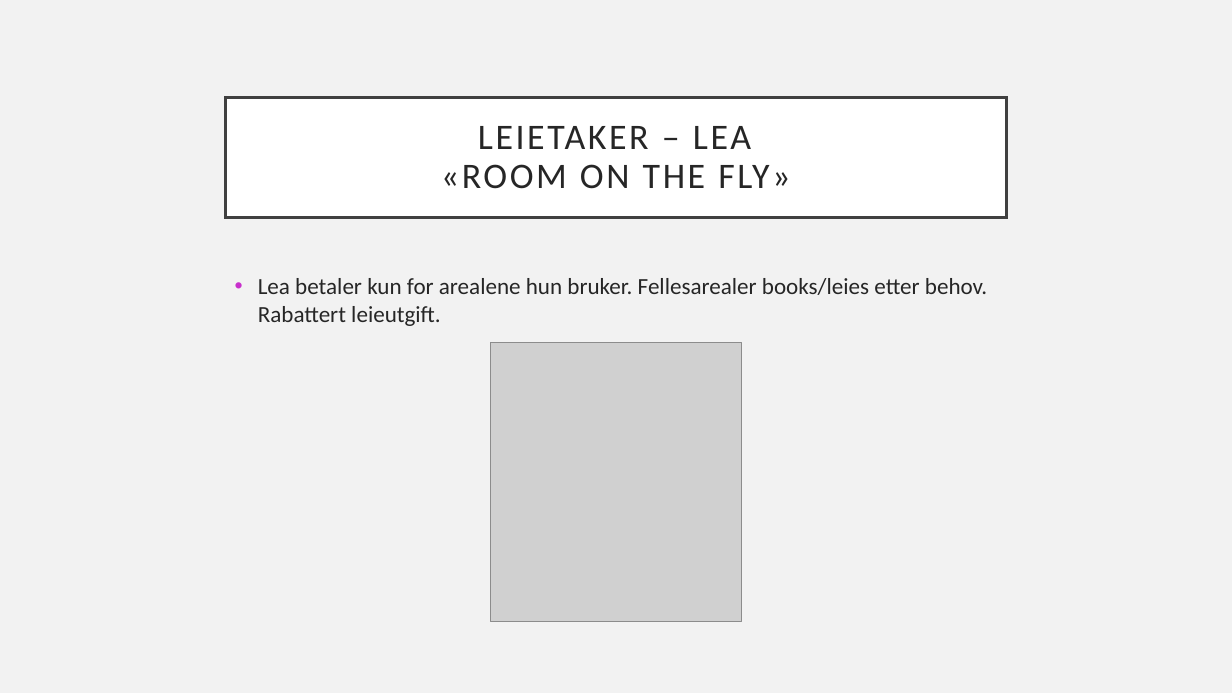
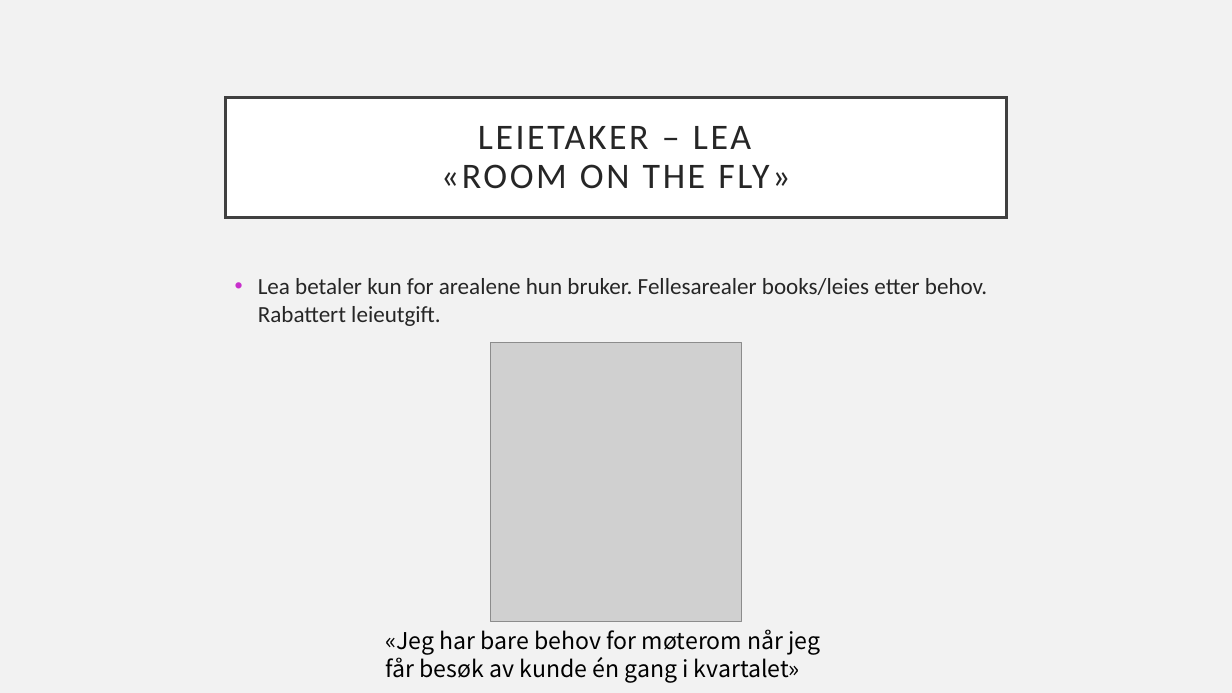
Before and after one commit to knowit/fant, a slide deck: slide 20 of doc/konsept/Fant-.pptx (slide 19 before the commit). Drawn at 1232x693 pixels with LibreOffice and Linux fonts; fonts in the diff are those of the drawing; grey boxes stand for pictures. Boxes give left, top, right and bottom in pixels: in the first picture for what was removed or moved away, otherwise in the second. Text is boxed around its words. In the diff, an @@ line names an element or a change of style, - is before the commit and + after.

```diff
--- a/doc/konsept/Fant-.pptx
+++ b/doc/konsept/Fant-.pptx
@@ text added at [386, 629, 821, 682], 18 pt, text #000000 @@
+«Jeg har bare behov for møterom når jeg får besøk av kunde én gang i kvartalet»
```
Also in this commit, not shown: 8 other slides changed, 3 slides added.
